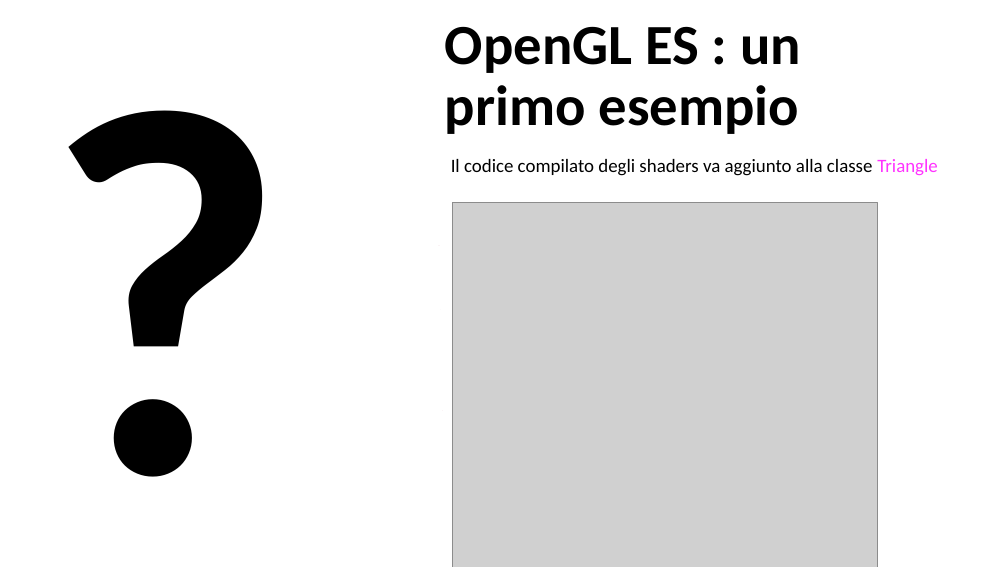
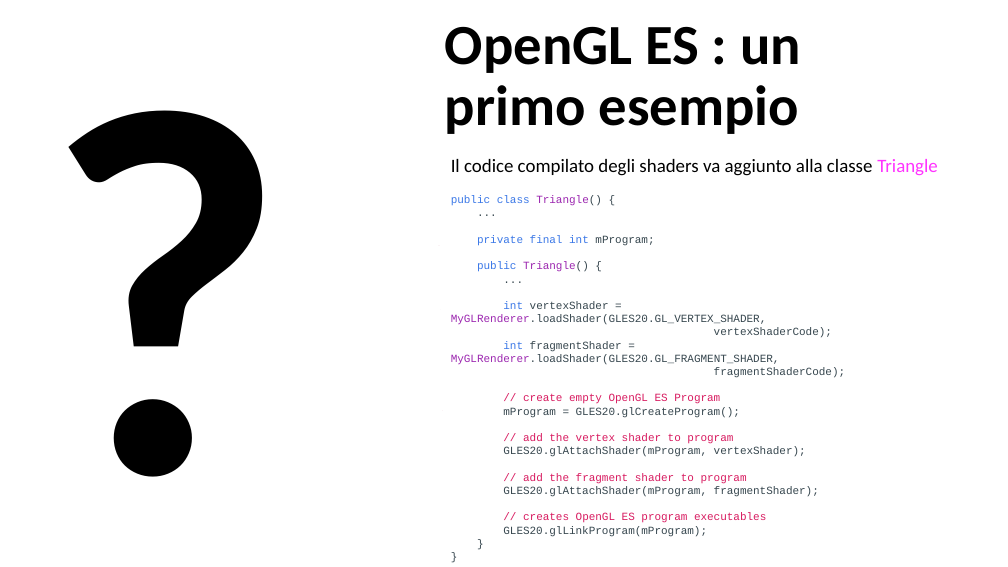
Before and after one commit to AntonioDOrazio/MobileProgramming_OpenGL, a slide deck: slide 30 of Materiale/BozzaOpenGL.pptx (slide 31 before the commit). Drawn at 1008x567 pixels with LibreOffice and Linux fonts; fonts in the diff are those of the drawing; grey boxes stand for pictures. Boxes give left, top, right and bottom in pixels: in the first picture for what was removed or moved away, otherwise in the second. Text is boxed around its words. In the diff, an @@ line names an element or a change of style, - is before the commit and + after.

```diff
--- a/Materiale/BozzaOpenGL.pptx
+++ b/Materiale/BozzaOpenGL.pptx
@@ free "Il codice compilato degli shaders ...": place and size @@
-free "Il codice compilato degli shaders ..." at bbox=[443, 150, 947, 487]
+free "Il codice compilato degli shaders ..." at bbox=[443, 150, 947, 567]
@@ text in free at bbox=[451, 196, 846, 537]: paragraph added @@
+public class Triangle() {
+...
+private final int mProgram;
+public Triangle() {
+...
+int vertexShader = MyGLRenderer.loadShader(GLES20.GL_VERTEX_SHADER,
+vertexShaderCode);
+int fragmentShader = MyGLRenderer.loadShader(GLES20.GL_FRAGMENT_SHADER,
+fragmentShaderCode);
+// create empty OpenGL ES Program
+mProgram = GLES20.glCreateProgram();
+// add the vertex shader to program
+GLES20.glAttachShader(mProgram, vertexShader);
+// add the fragment shader to program
+GLES20.glAttachShader(mProgram, fragmentShader);
+// creates OpenGL ES program executables
+GLES20.glLinkProgram(mProgram);
+}
+}
@@ picture removed at bbox=[452, 203, 877, 567] @@
```
Also in this commit, not shown: 13 other slides changed, 1 slide added, 2 slides removed, 1 other file.
